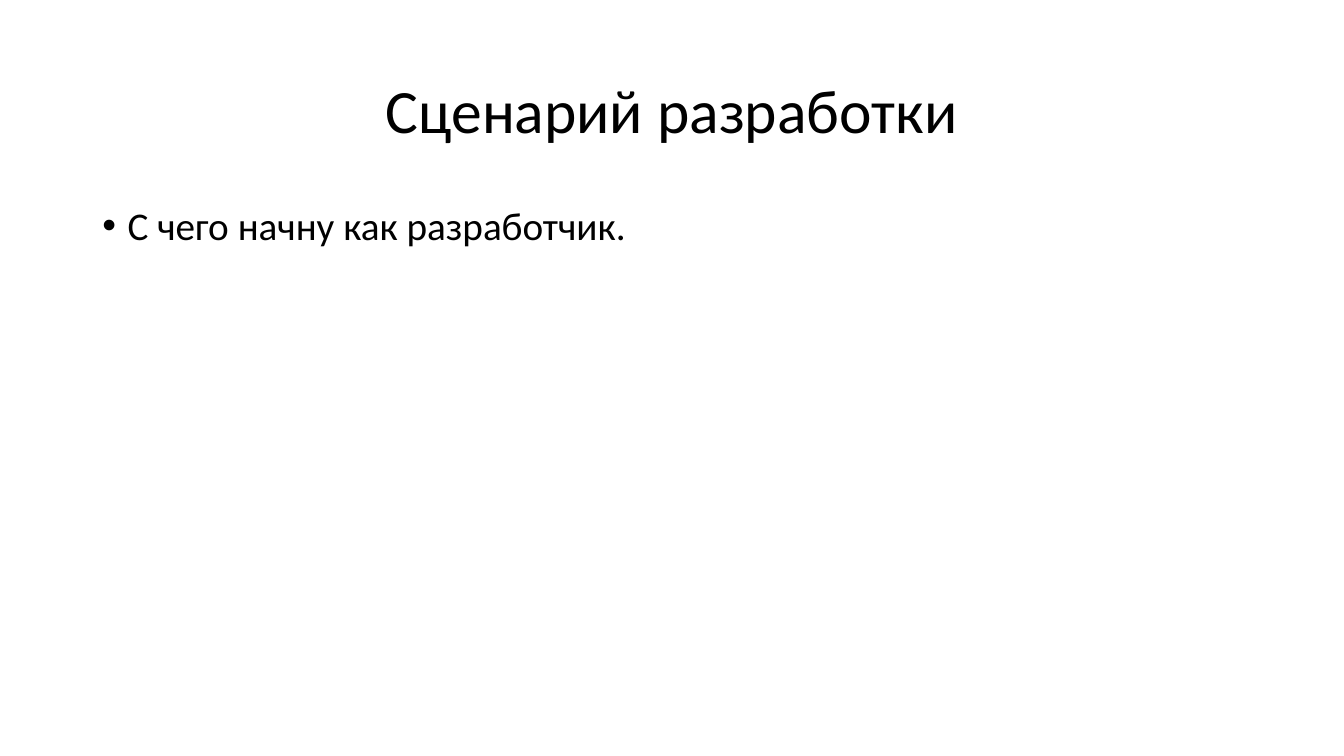
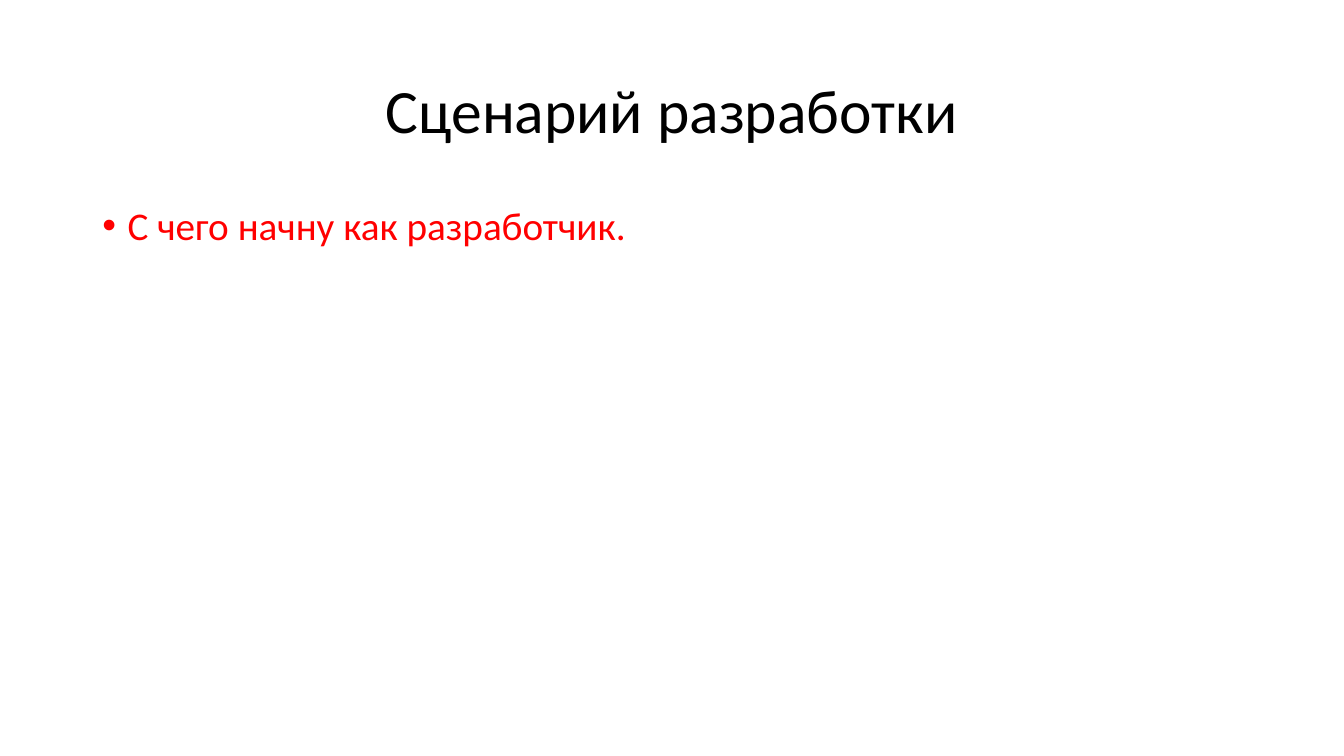
Before and after one commit to mcdodik20008/docs, a slide deck: slide 10 of Презентация.pptx (slide 9 before the commit). Drawn at 1344x756 pixels with LibreOffice and Linux fonts; fonts in the diff are those of the drawing. Boxes give left, top, right and bottom in pixels: in the first picture for what was removed or moved away, otherwise in the second. Text is boxed around its words. In the diff, an @@ line names an element or a change of style, - is before the commit and + after.

```diff
--- a/Презентация.pptx
+++ b/Презентация.pptx
@@ text "С чего начну как разработчик." at bbox=[128, 213, 626, 247]: text colour #000000 to #FF0000 @@
```
Also in this commit, not shown: 11 other slides changed, 1 slide added, 2 other files.
